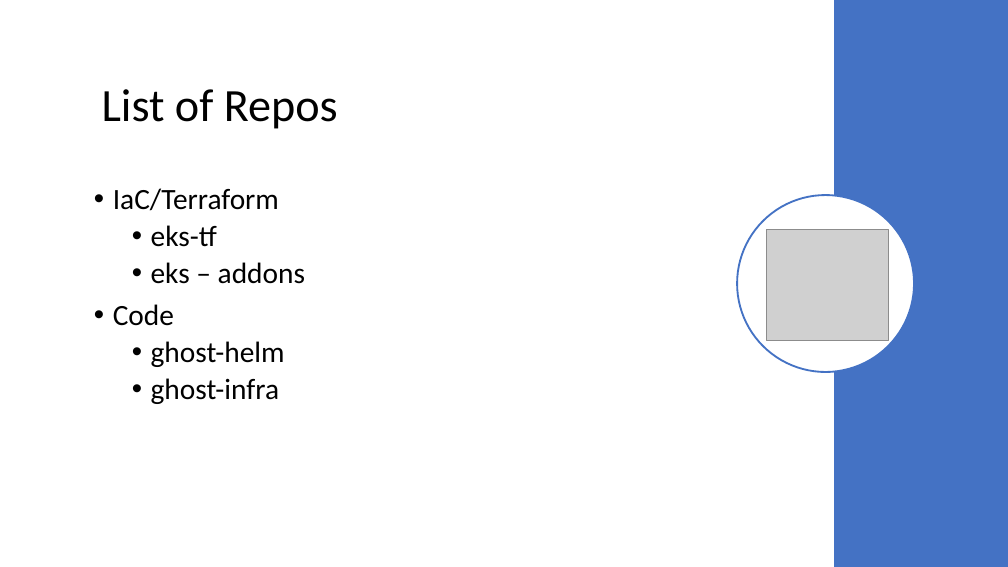
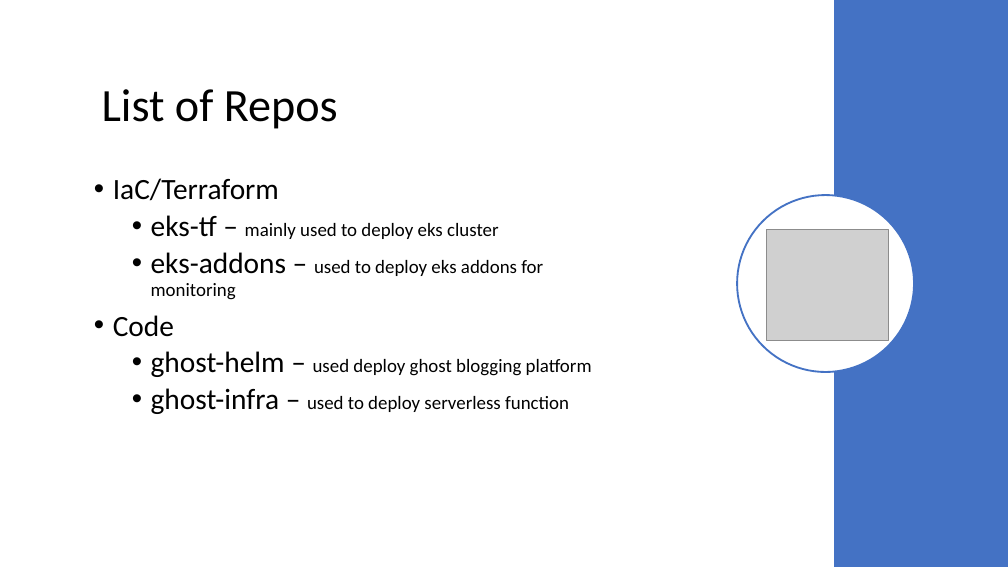
Before and after one commit to Iyad87/ghost-helm, a slide deck: slide 6 of ghost-ppt.pptx (slide 7 before the commit). Drawn at 1008x567 pixels with LibreOffice and Linux fonts; fonts in the diff are those of the drawing; grey boxes stand for pictures. Boxes give left, top, right and bottom in pixels: in the first picture for what was removed or moved away, otherwise in the second. Text is boxed around its words. In the diff, an @@ line names an element or a change of style, - is before the commit and + after.

```diff
--- a/ghost-ppt.pptx
+++ b/ghost-ppt.pptx
@@ text at bbox=[151, 215, 543, 300]: text changed; size 28 to 18 pt @@
-  • eks-tf
-  • eks – addons
+  • eks-tf – mainly used to deploy eks cluster
+  • eks-addons – used to deploy eks addons for monitoring
@@ text at bbox=[151, 351, 592, 414]: text changed; size 28 to 18 pt @@
-  • ghost-helm
-  • ghost-infra
+  • ghost-helm – used deploy ghost blogging platform
+  • ghost-infra – used to deploy serverless function
```
Also in this commit, not shown: 4 other slides changed, 2 slides added, 3 slides removed.
